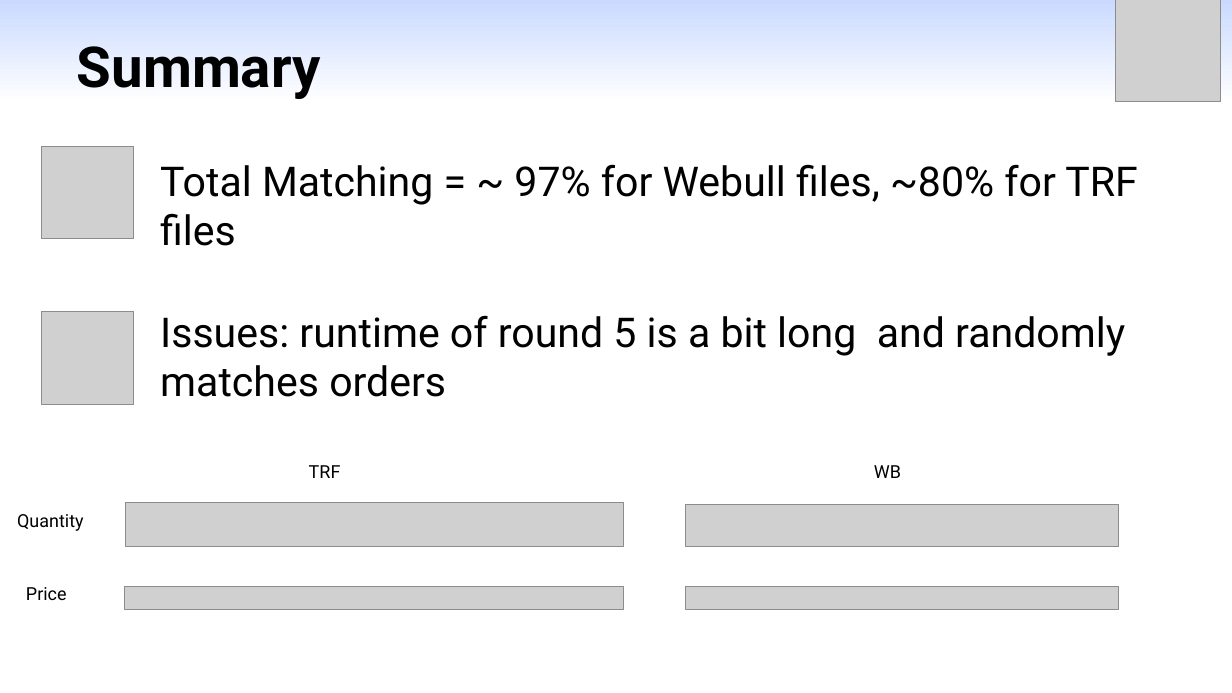
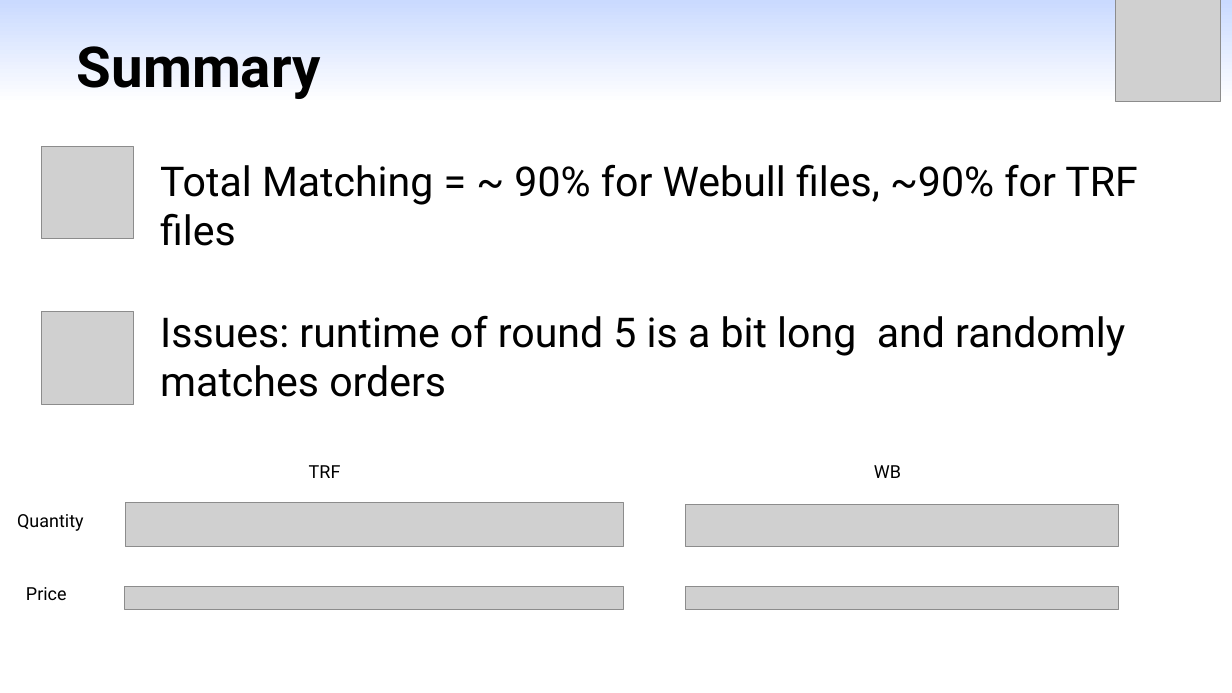
Before and after one commit to yangml103/webull_order_match, a slide deck: slide 12 of Presentation_Matching.pptx (slide 11 before the commit). Drawn at 1232x693 pixels with LibreOffice and Linux fonts; fonts in the diff are those of the drawing; grey boxes stand for pictures. Boxes give left, top, right and bottom in pixels: in the first picture for what was removed or moved away, otherwise in the second. Text is boxed around its words. In the diff, an @@ line names an element or a change of style, - is before the commit and + after.

```diff
--- a/Presentation_Matching.pptx
+++ b/Presentation_Matching.pptx
@@ text at (160, 164, 1137, 246): text changed @@
-Total Matching = ~ 97% for Webull files, ~80% for TRF files
+Total Matching = ~ 90% for Webull files, ~90% for TRF files
```
Also in this commit, not shown: 5 other slides changed, 1 slide added, 14 other files.
